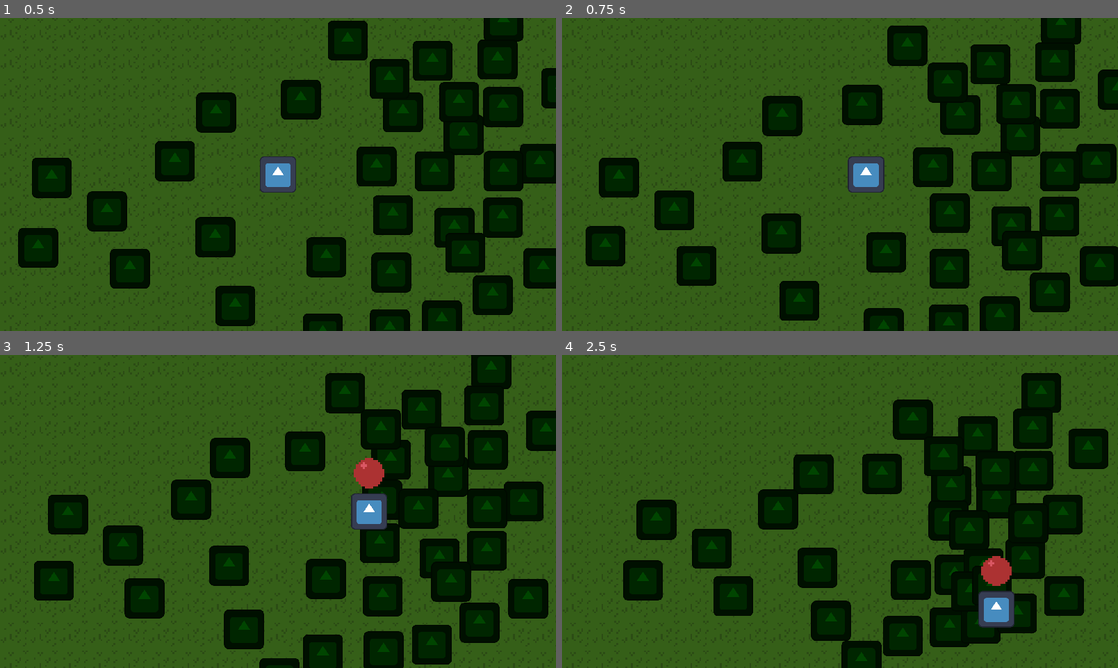
Above: before the commit, frames 1-4 (two rows, left to right).
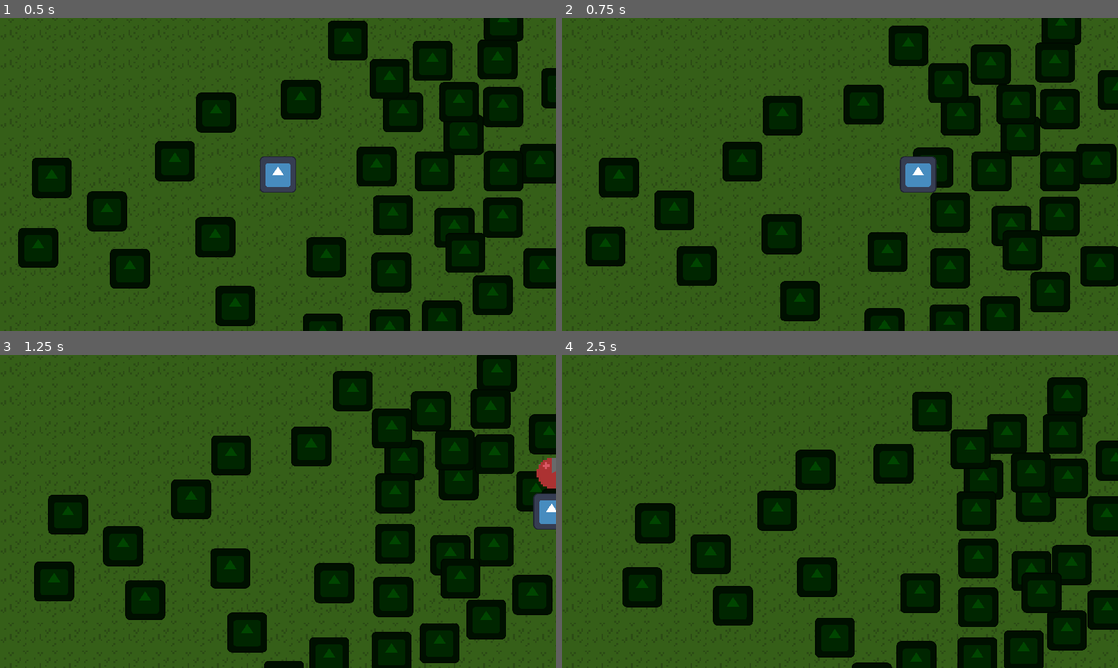
Above: after the commit, the same moments.

Repository: RenatoCLa/architecture-jam-2024
Game: Godot game, scene res://Scenes/rooms/test_room_01.tscn
The game is run twice, just before and just after one commit, with the same random seed, the same clock (stepped at 60 frames per second) and the same inputs. The engine's default icon, where the game draws it, is replaced by a stand-in: a white triangle on a blue panel in a dark square.
Inputs (mouse positions are in pixels of both pictures, inside the frame that each line leads up to):
- Up to frame 1 (0.5 s): no input
- Up to frame 2 (0.75 s): move the mouse to (962, 158) at 0.52 s; hold D (walk_right) from 0.53 s (still down); hold Space (dodge) from 0.53 s (still down)
- Up to frame 3 (1.25 s): keep holding D (walk_right); keep holding Space (dodge)
- Up to frame 4 (2.5 s): move the mouse to (728, 527) at 1.27 s; release D (walk_right) at 1.28 s; release Space (dodge) at 1.28 s; hold S (walk_down) 1.28-2.03 s; tap Space (dodge) at 1.35 s; move the mouse to (895, 442) at 2.02 s; hold D (walk_right) from 2.03 s (still down); hold Space (dodge) from 2.03 s (still down)

Frame 1 is identical in both runs. In frame 2, 2.4% of the frame differs, in the area x 4-100%, y 0-100%; in frame 3, 15%; in frame 4, 26%, in the area x 10-100%, y 5-100%.

Commit message:
Implemented functional weapon slots, and stat multipliers for player, enemy and generic attacks

Diff:
--- a/Scenes/attacks/generic_bullet.tscn
+++ b/Scenes/attacks/generic_bullet.tscn
@@ -8,7 +8,7 @@
 
 [node name="GenericBullet" type="Area2D"]
 top_level = true
-collision_layer = 2
+collision_layer = 4
 collision_mask = 2
 input_pickable = false
 script = ExtResource("1_7p1lx")
--- a/Scenes/player.tscn
+++ b/Scenes/player.tscn
@@ -1,7 +1,8 @@
-[gd_scene load_steps=10 format=3 uid="uid://1q8hs8188bfu"]
+[gd_scene load_steps=11 format=3 uid="uid://1q8hs8188bfu"]
 
 [ext_resource type="Script" path="res://Scripts/player_script.gd" id="1_w14cx"]
 [ext_resource type="Texture2D" uid="uid://cfxol6j2iyqcw" path="res://Sprites/icon.svg" id="2_3wsjd"]
+[ext_resource type="JSON" path="res://json/weapons.json" id="2_ye4wc"]
 [ext_resource type="Texture2D" uid="uid://buy5rv280aqje" path="res://Sprites/bac.png" id="3_uyuoo"]
 [ext_resource type="Texture2D" uid="uid://jbupabfjuqys" path="res://Sprites/backdrop.png" id="4_qygbs"]
 [ext_resource type="Script" path="res://Scripts/detect_enemies.gd" id="5_7255h"]
@@ -14,12 +15,13 @@
 radius = 18.0
 
 [sub_resource type="CircleShape2D" id="CircleShape2D_ngnva"]
-radius = 300.0
+radius = 225.0
 
 [node name="Player" type="CharacterBody2D" groups=["player"]]
 motion_mode = 1
-platform_floor_layers = 4278190080
+platform_floor_layers = 0
 script = ExtResource("1_w14cx")
+weapon_list = ExtResource("2_ye4wc")
 
 [node name="Sprite" type="Sprite2D" parent="."]
 scale = Vector2(0.328125, 0.328125)
@@ -51,18 +53,16 @@
 collision_mask = 2
 script = ExtResource("5_7255h")
 
-[node name="Slot1" type="Node" parent="Holster"]
+[node name="Slot1" type="Node" parent="Holster" groups=["weapon"]]
 
-[node name="Slot2" type="Node" parent="Holster"]
+[node name="Slot2" type="Node" parent="Holster" groups=["weapon"]]
 
-[node name="Slot3" type="Node" parent="Holster"]
+[node name="Slot3" type="Node" parent="Holster" groups=["weapon"]]
 
-[node name="Slot4" type="Node" parent="Holster"]
+[node name="Slot4" type="Node" parent="Holster" groups=["weapon"]]
 
-[node name="DefaultWeapon" type="Node" parent="Holster"]
+[node name="DefaultWeapon" type="Node" parent="Holster" groups=["weapon"]]
 script = ExtResource("5_76407")
-damage = 5.0
-cd = 1.0
 
 [node name="Enemy Detection" type="CollisionShape2D" parent="Holster"]
 shape = SubResource("CircleShape2D_ngnva")
--- a/Scripts/Class Scripts/generic_attack.gd
+++ b/Scripts/Class Scripts/generic_attack.gd
@@ -1,31 +1,53 @@
 extends Node
 class_name attack
 
-@export var damage: float # attack dmg
-@export var duration: float # how long the projectile will travel
-@export var size: float #size of the projectile
-@export var cd: float #cooldown
+@export var damage: float = 5# attack dmg
+@export var duration: float = 1# how long the projectile will travel
+@export var cd: float = 1#cooldown
 
 #multipliers
-var dmg_multi: float
-var size_multi: float
-var cd_reduct: float
+var dmg_multi: float = 0
+var size_multi: float = 0
+var cd_reduct: float = 0 # 0 - 9
 
-var timer: Timer
+# timer for the attack cooldown
+var attack_cd: Timer
 
 func _ready() -> void:
-	timer = Timer.new()
-	add_child(timer)
-	timer.one_shot = true
-	timer.start(cd - (cd * cd_reduct))
-	timer.timeout.connect(_attack)
+	var parent: CharacterBody2D = get_tree().get_first_node_in_group("player")
+	if parent.has_signal("call_update_stats"):
+		parent.call_update_stats.connect(_update_stats)
 
+	#creates timer
+	attack_cd = Timer.new()
+	#adds timer as a child of the node
+	add_child(attack_cd)
+	#set timer to play only once
+	attack_cd.one_shot = true
+	#start timer with the correct cooldown values
+	attack_cd.start(cd - (cd * cd_reduct))
+	#connects the timer to the attack function
+	attack_cd.timeout.connect(_attack)
+
+func _update_stats(dmg_m: float, cd_r: float, size_m: float) -> void:
+	dmg_multi = dmg_m
+	cd_reduct = cd_r
+	size_multi = size_m
+	print("atualizado")
+
+#called when attack_cd timer stops
 func _attack() -> void:
-	var bullet = preload("res://Scenes/attacks/generic_bullet.tscn")
-	var new_bullet = bullet.instantiate()
+	#loads the bullet scene
+	var bullet: PackedScene = preload("res://Scenes/attacks/generic_bullet.tscn")
+	#creates a new instance
+	var new_bullet: Area2D = bullet.instantiate()
+	#adds the correct values to the bullet
+	new_bullet.global_scale = new_bullet.global_scale + (new_bullet.global_scale * size_multi)
+	new_bullet.damage = damage + (damage * dmg_multi)
 	new_bullet.global_position = get_parent().global_position
 	new_bullet.global_rotation = get_parent().global_rotation
-	new_bullet.damage = damage + (damage * dmg_multi)
-	print(new_bullet.damage)
+	#adds bullet to the scene
 	add_child(new_bullet)
-	timer.start(cd - (cd * cd_reduct))
+
+	#starts attack cooldown again
+	attack_cd.start(cd - (cd * cd_reduct))
--- a/Scripts/Class Scripts/generic_bullet.gd
+++ b/Scripts/Class Scripts/generic_bullet.gd
@@ -1,13 +1,20 @@
 extends Area2D
 
 var damage: float
-var speed: float
+var speed: float = 500
 
 func _physics_process(delta: float) -> void:
+	#sets a vector pointed right, that will then be rotated
+	#based on the enemy detection script
 	var direction: Vector2 = Vector2.RIGHT.rotated(rotation)
-	position += direction * 500 * delta
+	#moves the bullet in a given direction
+	position += direction * speed * delta
 
+#if bullet collides with something
 func _on_area_entered(area: Area2D) -> void:
+	#destroyes the bullet
 	queue_free()
+	#if bullet hits an entity that takes damage
 	if area.get_parent().has_method("take_damage"):
+		#make entity take damage
 		area.get_parent().take_damage(damage)
--- a/Scripts/Class Scripts/generic_enemy.gd
+++ b/Scripts/Class Scripts/generic_enemy.gd
@@ -6,9 +6,16 @@
 @export var health: float = 10
 @export var damage: float = 2
 
+#multiplier
+var dmg_multi: float = 0
+var hp_multi: float = 0
+var speed_multi: float = 0
+var size_multi: float = 0
+
 #booleans
 var can_attack: bool = false
 
+#vectors
 var direction: Vector2
 var player_pos: Vector2
 
@@ -17,43 +24,69 @@
 @onready var attack_cd: Timer = $Attack_CD
 @onready var player: CharacterBody2D = get_tree().get_first_node_in_group("player")
 
-func _physics_process(delta: float) -> void:
+func _ready() -> void:
+	global_scale += global_scale * size_multi
+
+func _physics_process(_delta: float) -> void:
+	#moves the enemy
 	movement()
+	#if the enemy can attack, call attack function
 	if can_attack == true:
 		attack()
 
 func movement() -> void:
+	#get players position
 	player_pos = player.global_position
+	#calculate the direction to reach player
 	direction = global_position.direction_to(player_pos)
-	velocity = direction * speed
-
+	#calculate the enemy velocity
+	velocity = direction.normalized() * (speed + (speed * speed_multi))
+	#move towards that direction
 	move_and_slide()
 
 func attack() -> void:
+	#if attack is not on cooldown
 	if attack_cd.is_stopped():
-		player_node.call("_take_damage", damage)
+		#call the _take_damage function on the player node
+		var dmg: float = damage + (damage * dmg_multi)
+		player_node.call("_take_damage", dmg)
 		print("attack!")
+		#starts attack cooldown
 		attack_cd.start(.15)
 
+#checks if player collided with enemy hitbox
 func _on_area_2d_body_entered(body: Node2D) -> void:
+	#if collision is from player
 	if body.is_in_group("player"):
+		#load the player node into a variable
 		player_node = body
 		print("ready")
+		#becomes able to attack the player, as they are
+		#in range
 		can_attack = true
 
+#once player leaves the area
 func _on_area_2d_body_exited(body: Node2D) -> void:
 	if body.is_in_group("player"):
+		#clear player node variable
 		player_node = null
 		print("out of range")
+		#cannot attack anymore as player is out of range
 		can_attack = false
+		#resets the attack cooldown
 		attack_cd.stop()
 
 func take_damage(dmg: float) -> void:
+	#decreases hp based on the damage taken
 	health -= dmg
+	#if health is depleted
 	if(health <= 0):
+		#call death function
 		die()
 
 func die() -> void:
+	#removes enemy from scene, should play a death anim
+	#first
 	queue_free()
-	#drop exp
+	#drop exp or give exp directly to player
 	#play death animation
--- a/Scripts/detect_enemies.gd
+++ b/Scripts/detect_enemies.gd
@@ -1,7 +1,12 @@
 extends Area2D
 
 func _physics_process(delta: float) -> void:
+	#looks for enemies in range
 	var enemies_in_range = get_overlapping_areas()
+	#if there's enemies in range
 	if enemies_in_range.size() > 0:
+		#get enemy that is closest to player
 		var target_enemy = enemies_in_range.front()
+		#change the rotation of the node, to aim
+		#at the enemy
 		look_at(target_enemy.global_position)
--- a/Scripts/player_script.gd
+++ b/Scripts/player_script.gd
@@ -1,67 +1,104 @@
 extends CharacterBody2D
+
+signal call_update_stats()
 
 #stats
 var speed: float = 150
-var max_health: float = 10000000000000000
+var max_health: float = 100
 var current_health: float
 
 #stats multipliers
-var hp_multi: float
-var dmg_multi: float
-var speed_multi: float
-var aoe_multi: float
-var cd_reduct: float
+var hp_multi: float = 0
+var dmg_multi: float = 0
+var speed_multi: float = 2
+var size_multi: float = 0
+var cd_reduct: float = 0
 
+#holds the player weapons
 var weapon_slots: Array[int]
+@export var weapon_list: JSON
 
 var direction: Vector2
-var mouse_pos: Vector2
 
+#nodes
 @onready var health_bar: TextureProgressBar = $HealthBar
 
+func _unhandled_input(event: InputEvent) -> void:
+	if event.is_action_pressed("dodge"):
+		_add_weapon(1)
+
 func _ready() -> void:
+	#makes the player be full hp
 	current_health = max_health
+	#sets the values in the hp bar to match the player
 	health_bar.max_value = max_health
 	health_bar.value = current_health
-	_add_weapon()
 
 func _physics_process(delta: float) -> void:
+	#hide health bar if health is full
 	if current_health == max_health:
 		health_bar.hide()
 	else:
+		#shows health bar if health is not full
 		health_bar.show()
+	#calls the movement function
 	movement()
 
 func movement() -> void:
 	#getting the player direction from input
 	direction = Input.get_vector("walk_left","walk_right","walk_up","walk_down")
-	velocity = direction.normalized() * speed
-	mouse_pos = get_global_mouse_position()
+	#calculates velocity based on direction and speed
+	velocity = direction.normalized() * (speed + (speed * speed_multi))
 
-	#move the player
+	#moves the player
 	move_and_slide()
 
 func update_stats() -> void:
+	#call this everytime a stat bonus is received
+	#used to make sure every function that needs these
+	#stats will have the current stat and not a previous
+	#one
+	call_update_stats.emit(dmg_multi, cd_reduct, size_multi)
 	pass
 
-func _add_weapon() -> void:
-	var size = weapon_slots.size()
+func _add_weapon(id: int) -> void:
+	#checks how many weapons player has
+	var size: int = weapon_slots.size()
+	#if player has 4 weapons, don't add another weapon
+	#as the player inventory is full
 	if size == 3:
-		#full
 		#maybe let player swap weapons
 		pass
+	#if player inventory is not full
 	else:
-		#add weapon
-		pass
+		#gets list of all weapons
+		var data = weapon_list.data.weapons[id]
+		#gets current free inv slot
+		var slot = $Holster.get_child(size)
+		#gets script dir
+		var script = str(data.script)
+		#sets attack script to weapon slot
+		slot.set_script(load(script))
+		#change slot name to fit weapon name
+		slot.name += "-" + data.name
+		update_stats()
 
 func update_health_bar() -> void:
+	#this is meant to be called everytime any health
+	#related stat is changed, so the health bar can
+	#accuratly display hp information
 	health_bar.max_value = max_health
 	health_bar.value = current_health
 
 func _take_damage(damage: int) -> void:
+	#reduces hp based on amount of damage taken
 	current_health -= damage
 	print(current_health)
+	#updates healthbar to acuratly display new hp
 	update_health_bar()
+	#if health is depleted
 	if(current_health <= 0):
+		#add death animation
+		#freeze game
 		#call end game screen
 		get_tree().quit()
--- /dev/null
+++ b/json/weapons.json
@@ -0,0 +1,16 @@
+{
+	"weapons":[
+	{
+	"id": 0,
+	"name": "pistol",
+	"type": "projectile",
+	"script": "res://Scripts/Class Scripts/generic_attack.gd"
+	},
+	{
+	"id": 1,
+	"name": "pistol",
+	"type": "projectile",
+	"script": "res://Scripts/Class Scripts/generic_attack.gd"
+	},
+	]
+}
